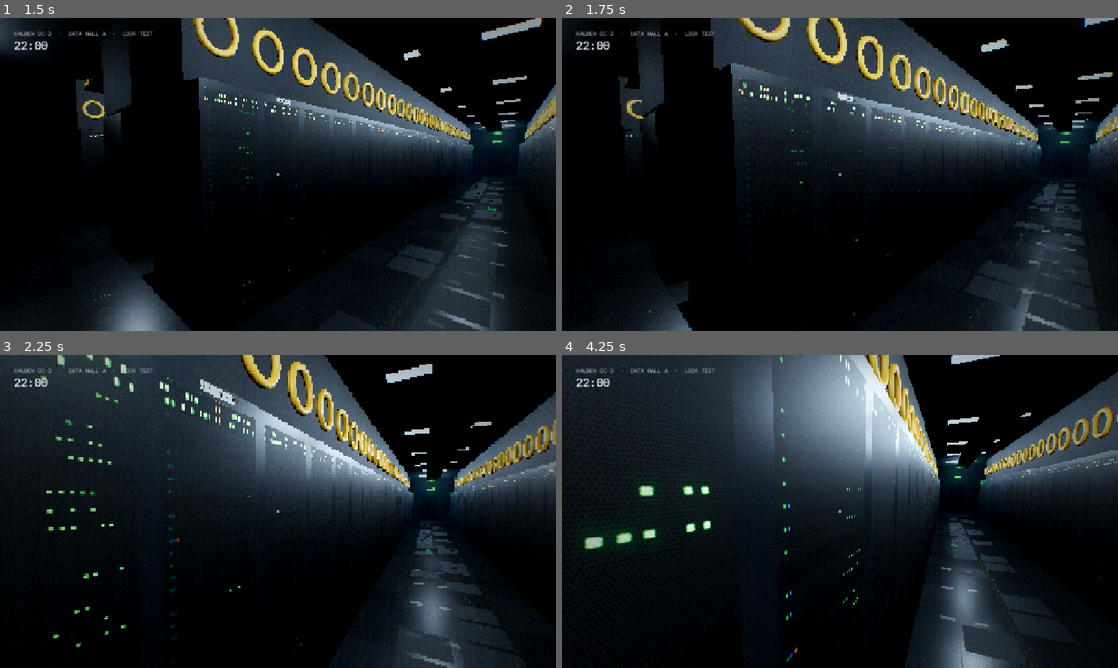
Above: before the commit, frames 1-4 (two rows, left to right).
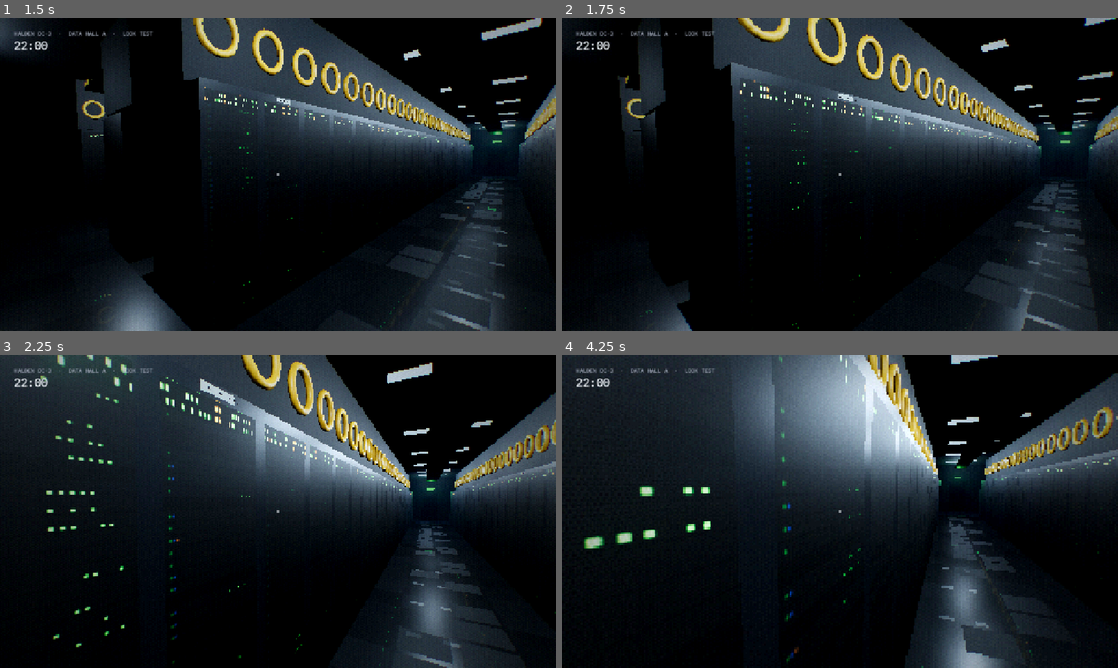
Above: after the commit, the same moments.

Repository: TorstenDittmann/cold-aisle
Game: Godot game, scene res://scenes/main.tscn
Same seed, same stepped clock (60 frames per second), same inputs: the game is played once before the commit and once after it.
Inputs (mouse positions are in pixels of both pictures, inside the frame that each line leads up to):
- Up to frame 1 (1.5 s): tap Enter at 0.5 s; move the mouse to (400, 158) at 0.52 s; hold D (move_right) 0.53-1.28 s; hold Ctrl (crouch) 0.53-1.28 s; click (400, 158) at 0.67 s; tap Shift (jog) at 0.8, 1.35 s; move the mouse to (250, 174) at 1.27 s; hold W (move_forward) from 1.28 s (still down)
- Up to frame 2 (1.75 s): keep holding W (move_forward); tap [ (pixels_bigger, bound only before the commit) at 1.55 s
- Up to frame 3 (2.25 s): keep holding W (move_forward); move the mouse to (289, 505) at 2.02 s; hold [ (pixels_bigger, bound only before the commit) from 2.03 s (still down)
- Up to frame 4 (4.25 s): keep holding W (move_forward); tap ] (pixels_smaller, bound only before the commit) at 2.3, 2.85 s; move the mouse to (834, 517) at 2.77 s; release [ (pixels_bigger, bound only before the commit) at 2.78 s; tap F (torch) at 3.05 s; move the mouse to (878, 514) at 3.52 s; hold F (torch) from 3.53 s (still down); tap 1 at 3.8 s

Frame 1 is identical in both runs. In frame 2, 3.3% of the frame differs, in the area x 10-100%, y 0-100%; in frame 3, 3.9%, in the area x 7-100%, y 0-100%; in frame 4, 2.9%.

Commit message:
Pick the pixel size with number keys 1 to 5
Bracket keys are awkward on a German keyboard layout.

Co-Authored-By: Claude Fable 5.2 <noreply@anthropic.com>
Claude-Session: https://claude.ai/code/session_01F3M7tuXFWRmo85gUsEaWys

Diff:
--- a/scripts/main.gd
+++ b/scripts/main.gd
@@ -66,11 +66,10 @@
 func _unhandled_input(event: InputEvent) -> void:
 	if event.is_action_pressed("toggle_stats"):
 		hud_fps.visible = not hud_fps.visible
-	elif event.is_action_pressed("pixels_bigger"):
-		_rows_i = maxi(0, _rows_i - 1)
-		_fit_view()
-	elif event.is_action_pressed("pixels_smaller"):
-		_rows_i = mini(PIXEL_ROWS.size() - 1, _rows_i + 1)
+	elif event is InputEventKey and event.pressed and not event.echo \
+			and event.physical_keycode >= KEY_1 and event.physical_keycode < KEY_1 + PIXEL_ROWS.size():
+		# number keys pick the pixel size: 1 is the chunkiest
+		_rows_i = event.physical_keycode - KEY_1
 		_fit_view()
 	else:
 		player.handle_input(event)
@@ -88,7 +87,6 @@
 		"move_left": [KEY_A, KEY_LEFT], "move_right": [KEY_D, KEY_RIGHT],
 		"jog": [KEY_SHIFT], "crouch": [KEY_CTRL, KEY_C], "torch": [KEY_F],
 		"release_mouse": [KEY_ESCAPE], "toggle_stats": [KEY_F3],
-		"pixels_bigger": [KEY_BRACKETLEFT], "pixels_smaller": [KEY_BRACKETRIGHT],
 	}
 	for action in keys:
 		if not InputMap.has_action(action):
@@ -450,7 +448,7 @@
 	hud_fps = _label(hud, mono, 12, Color(1.0, 0.7, 0.28), Vector2(32, 86))
 	hud_fps.visible = false
 	hud_hint = _label(hud, mono, 14, Color(0.93, 0.95, 0.97), Vector2.ZERO)
-	hud_hint.text = "CLICK TO START\n\nWASD move  ·  Shift jog  ·  Ctrl crouch  ·  F torch\n[ and ] pixel size  ·  F3 stats  ·  Esc release mouse"
+	hud_hint.text = "CLICK TO START\n\nWASD move  ·  Shift jog  ·  Ctrl crouch  ·  F torch\n1 to 5 pixel size  ·  F3 stats  ·  Esc release mouse"
 	hud_hint.horizontal_alignment = HORIZONTAL_ALIGNMENT_CENTER
 	hud_hint.set_anchors_preset(Control.PRESET_CENTER_BOTTOM)
 	hud_hint.grow_horizontal = Control.GROW_DIRECTION_BOTH
